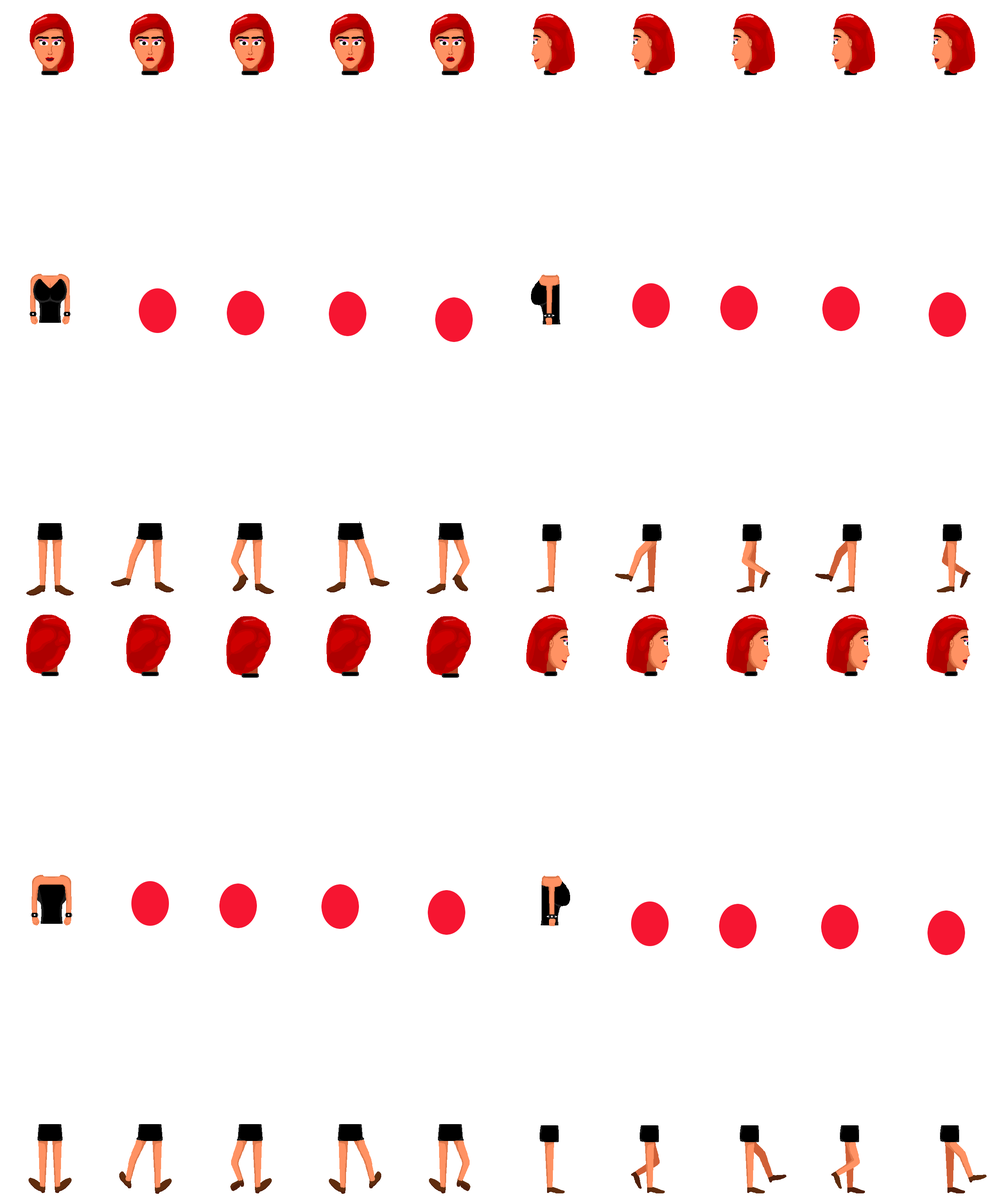
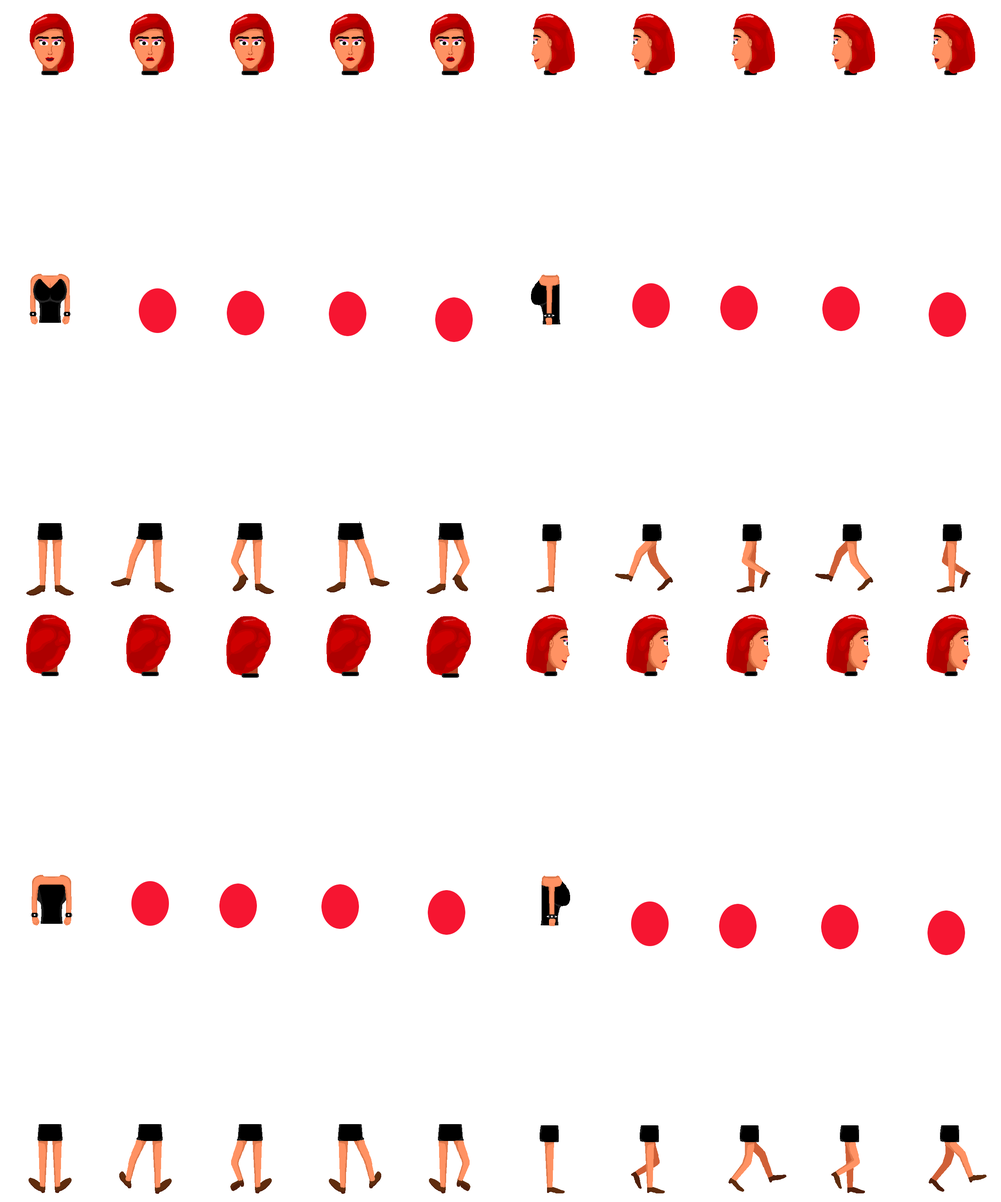
Layer changes from the first 1001px x 1202px image to the second:
painted on "Background" over [636, 544, 966, 1194]
